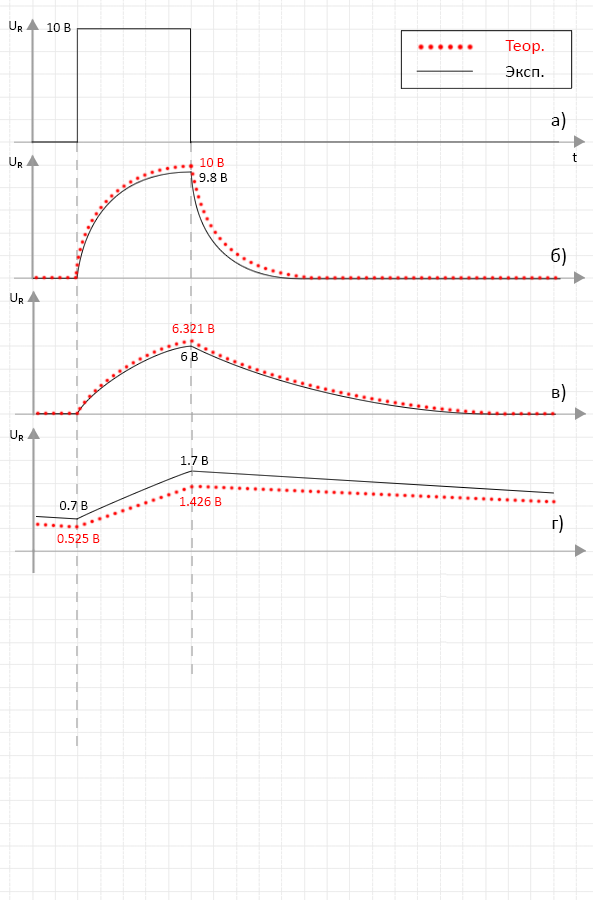
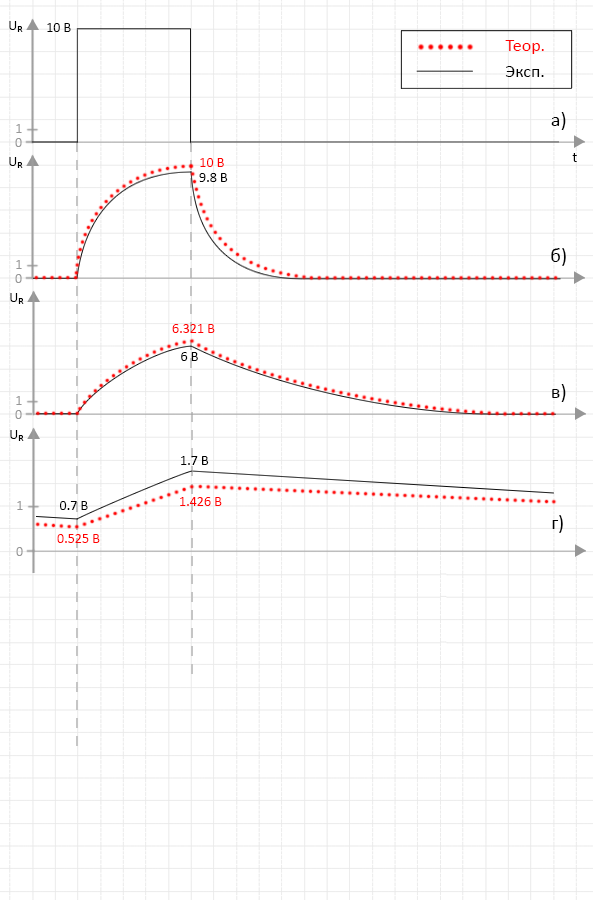
Revision of a layered 593×900 image; what changed, layer by layer:
added layer "Слой 84 копия 3" in group "вход" over [24, 140, 33, 144]
added layer "Слой 83 копия 3" in group "вход" over [26, 128, 39, 132]
added layer "1 копия 3" in group "вход" over [16, 124, 22, 133]
added layer "0 копия 3" in group "вход" over [15, 138, 22, 147]
painted on "Слой 55" over [14, 141, 33, 143]
added layer "Слой 84 копия 2" in group "оси" over [24, 276, 33, 280]
added layer "Слой 83 копия 2" in group "оси" over [26, 264, 39, 268]
added layer "1 копия 2" in group "оси" over [16, 260, 22, 269]
added layer "0 копия 2" in group "оси" over [15, 274, 22, 283]
painted on "Слой 55 копия" (1st of 3, in "0.1" › "оси") over [14, 277, 33, 279]
added layer "Слой 84 копия 4" in group "оси" over [24, 412, 33, 416]
added layer "Слой 83 копия 4" in group "оси" over [26, 400, 39, 404]
added layer "1 копия 4" in group "оси" over [16, 396, 22, 405]
added layer "0 копия 4" in group "оси" over [15, 410, 22, 419]
painted on "Слой 55 копия" (2nd of 3, in "1" › "оси") over [15, 413, 33, 415]
added layer "Слой 84 копия 5" in group "оси" over [25, 549, 33, 553]
added layer "Слой 83 копия 5" in group "оси" over [27, 505, 40, 509]
added layer "1 копия 5" in group "оси" over [17, 501, 23, 510]
added layer "0 копия 5" in group "оси" over [16, 547, 23, 556]
painted on "Слой 55 копия" (3rd of 3, in "10" › "оси") over [15, 550, 33, 552]
